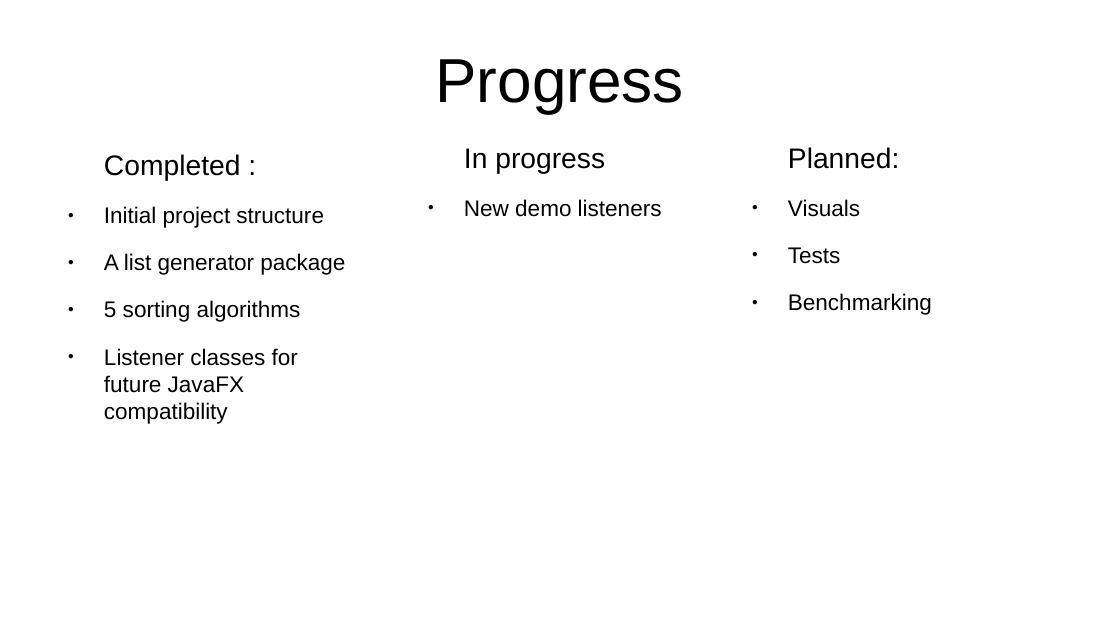
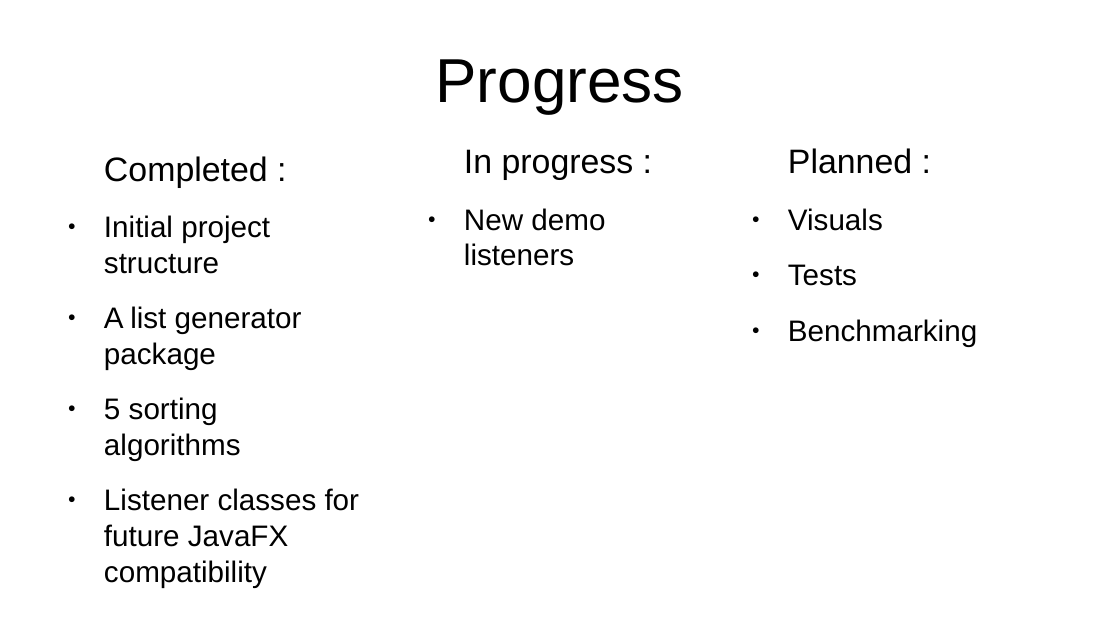
Before and after one commit to tuntuta123/sorting-algorithm-analysis, a slide deck: slide 6 of presentation.odp (slide 5 before the commit). Drawn at 1120x630 pixels with LibreOffice and Linux fonts; fonts in the diff are those of the drawing. Boxes give left, top, right and bottom in pixels: in the first picture for what was removed or moved away, otherwise in the second. Text is boxed around its words. In the diff, an @@ line names an element or a change of style, - is before the commit and + after.

```diff
--- a/presentation.odp
+++ b/presentation.odp
@@ text "Completed :" at (x1=104, y1=156, x2=360, y2=587): size 20 to 24 pt in "Completed :"; size 16 to 21 pt @@
@@ text at (x1=464, y1=149, x2=634, y2=180): text changed; size 20 to 24 pt @@
-In progress
+In progress :
@@ text at (x1=788, y1=148, x2=912, y2=174): text changed; size 20 to 24 pt @@
-Planned:
+Planned :
@@ text at (x1=464, y1=208, x2=605, y2=266): size 16 to 21 pt in "New demo listeners" @@
@@ text at (x1=788, y1=208, x2=977, y2=347): size 16 to 21 pt in "Visuals", "Tests", "Benchmarking" @@
```
Also in this commit, not shown: 3 other slides changed, 3 slides added, 1 slide removed, 2 other files.
